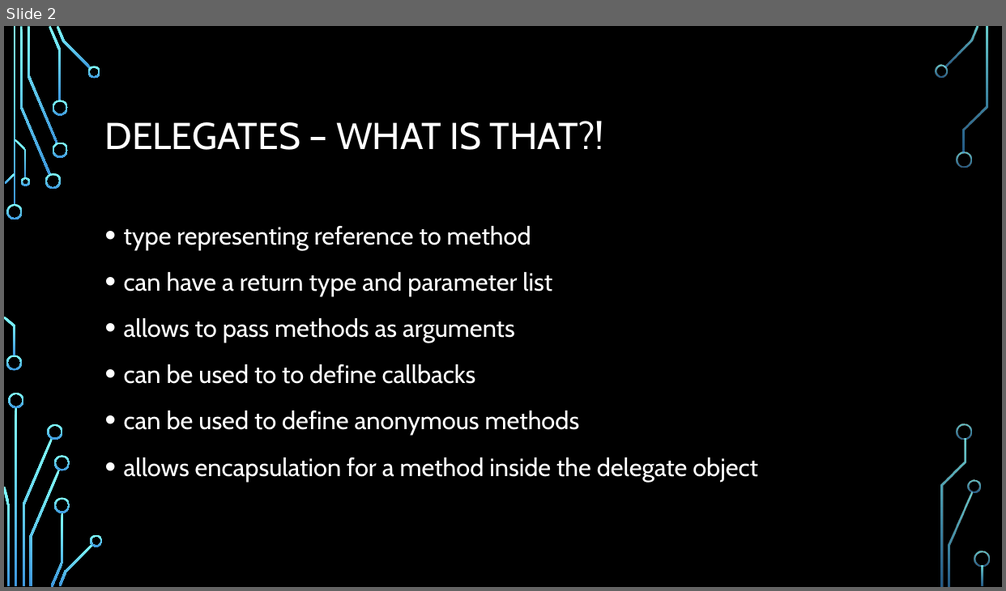
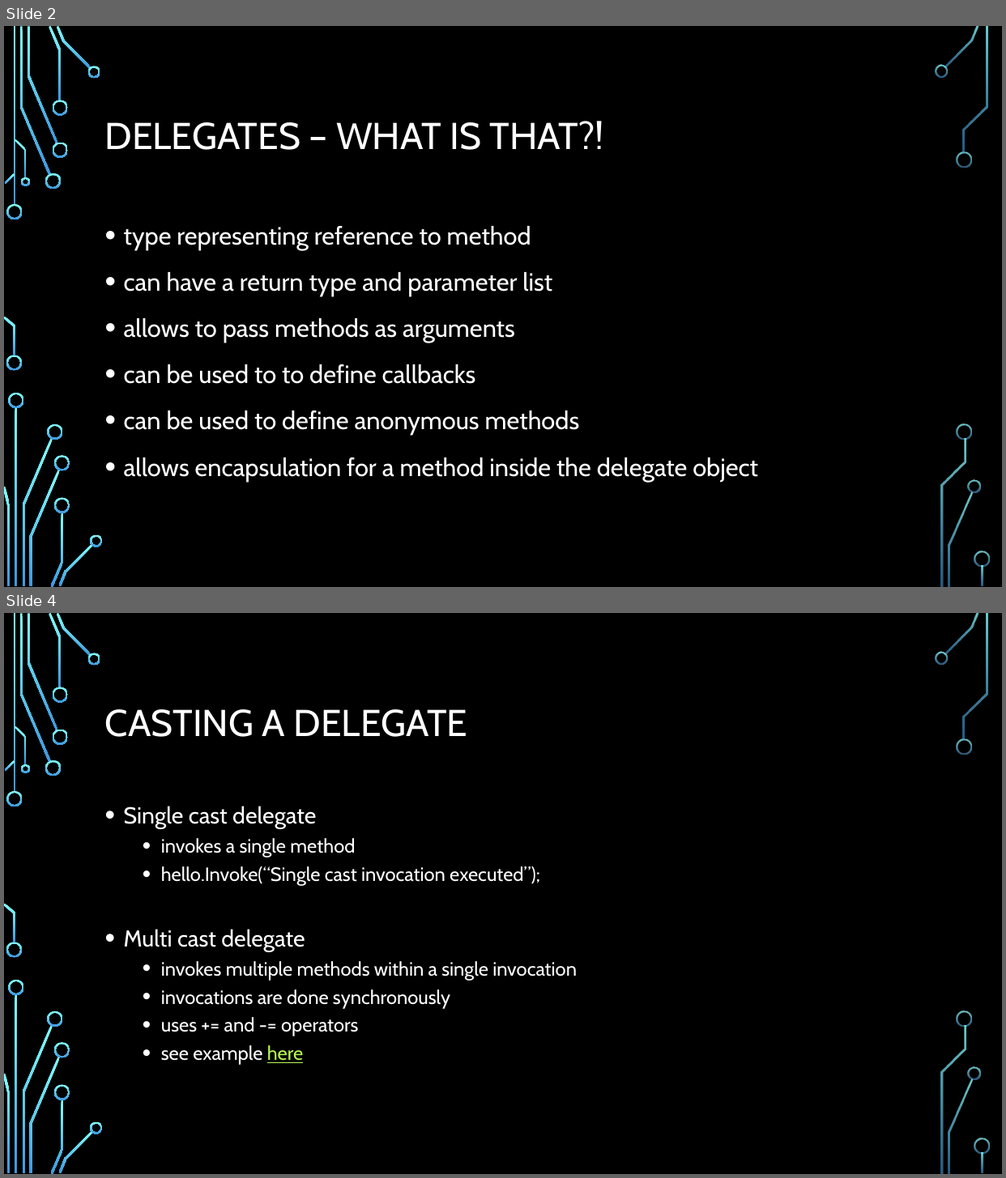
Before and after one commit to fpindej/csharp-delegates-example, a slide deck: presentation.pptx. Shown one above the other, each under a label of ours: slide 2 before the commit, slides 2 and 4 after it; the slides between them are not shown. The pictures are 1006x591 and 1006x1178 pixels, drawn with LibreOffice and Linux fonts; fonts in the diff are those of the drawing; background and template pictures are left out. Boxes give left, top, right and bottom in pixels: in the first picture for what was removed or moved away, otherwise in the second. Text is boxed around its words. In the diff, an @@ line names an element or a change of style, - is before the commit and + after.

```diff
--- a/presentation.pptx
+++ b/presentation.pptx
@@ slide 4 added at bbox=[4, 613, 1002, 1174], background picture (left out); not listed: 36 template elements that a slide beside it also shows @@
@@ title added at bbox=[105, 709, 468, 737], 36 pt, text #FFFFFF @@
+CASTING A DELEGATE
@@ text added at bbox=[124, 806, 577, 1065], 18.5 pt, text #FFFFFF @@
+• Single cast delegate
+  • invokes a single method
+  • hello.Invoke(“Single cast invocation executed”);
+• Multi cast delegate
+  • invokes multiple methods within a single invocation
+  • invocations are done synchronously
+  • uses += and -= operators
+  • see example here
```
Also in this commit, not shown: 7 slides changed, 1 slide removed, 1 other file.
